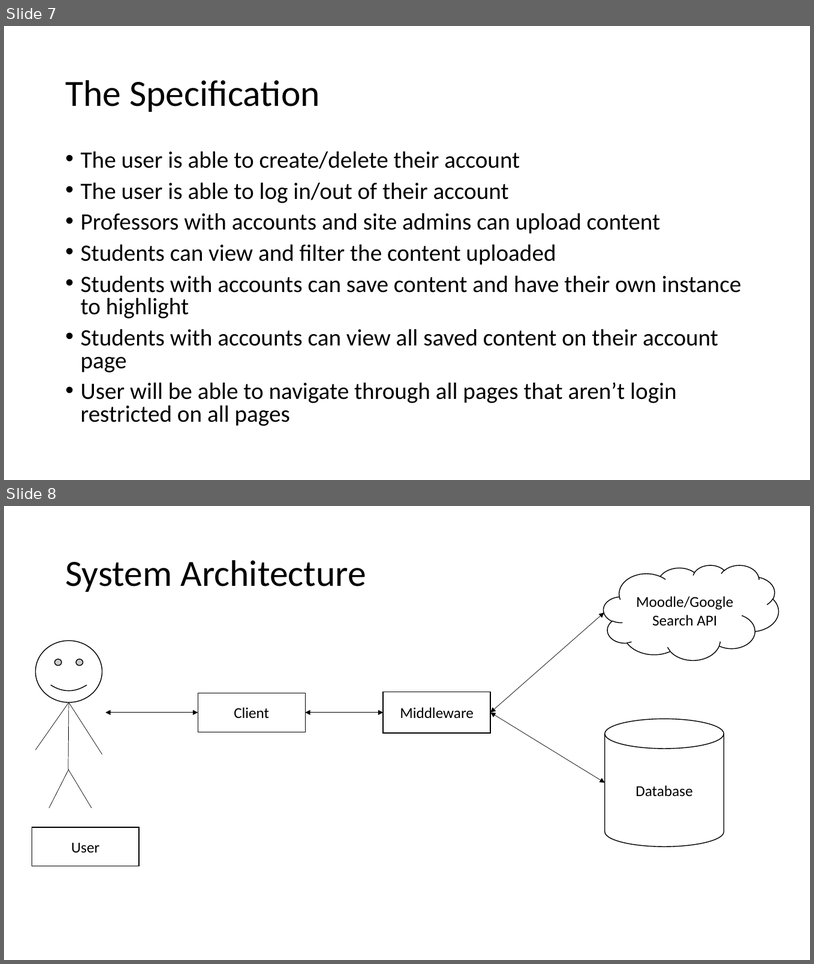
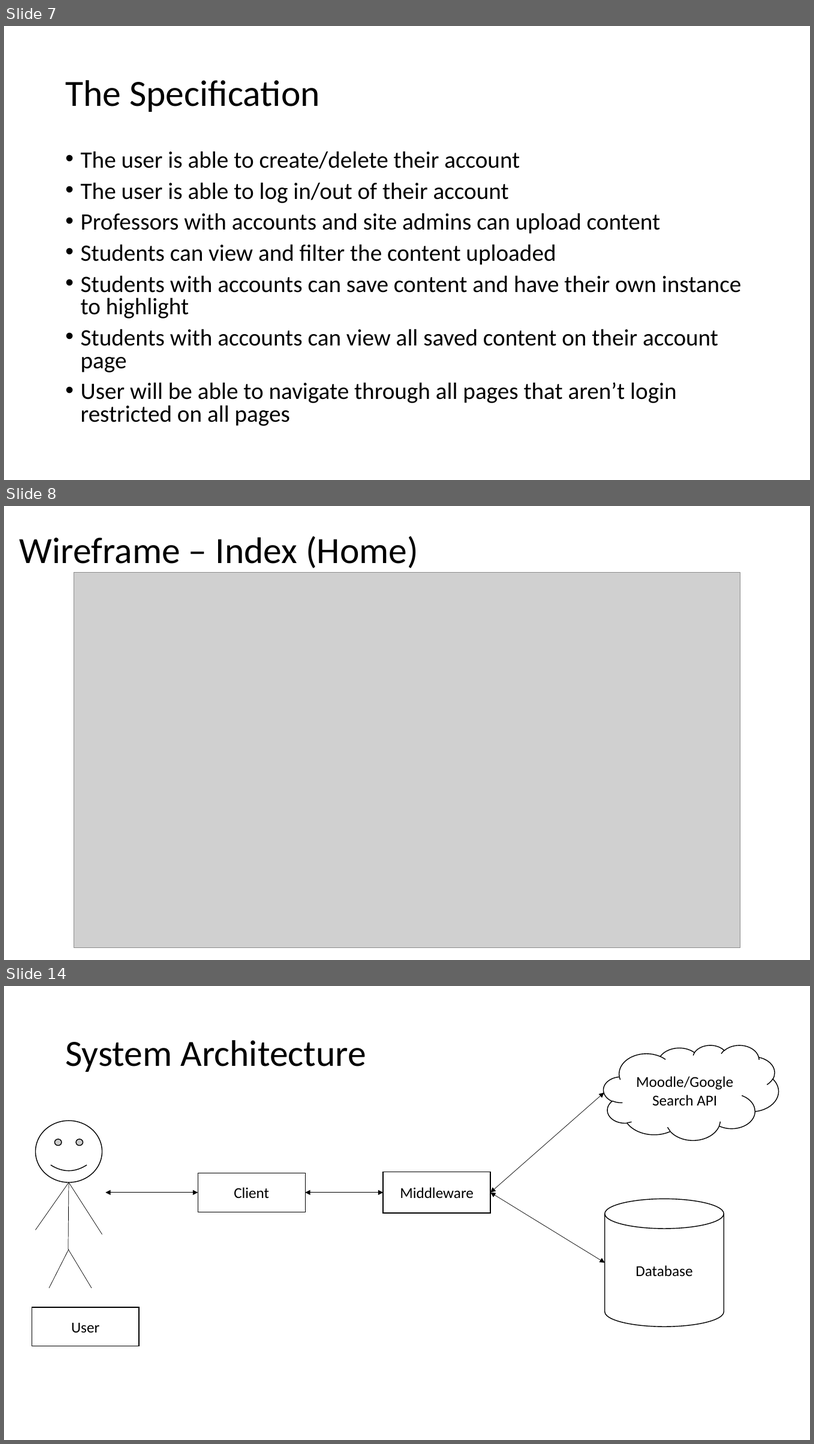
Before and after one commit to Ishitanarsiker/WAD2_GroupProject, a slide deck: DesignSpecification.pptx. Shown one above the other, each under a label of ours: slides 7 and 8 before the commit, slides 7, 8 and 14 after it; the slides between them are not shown. The pictures are 814x964 and 814x1444 pixels, drawn with LibreOffice and Linux fonts; fonts in the diff are those of the drawing; grey boxes stand for pictures. Boxes give left, top, right and bottom in pixels: in the first picture for what was removed or moved away, otherwise in the second. Text is boxed around its words. In the diff, an @@ line names an element or a change of style, - is before the commit and + after.

Commit message:
Finished ERD and associated Tables design.
+Add wireframes

```diff
--- a/DesignSpecification.pptx
+++ b/DesignSpecification.pptx
@@ slide 8 added at <box>4,506,810,960</box>, background #FFFFFF @@
@@ title added at <box>20,536,419,568</box>, 44 pt, text #000000 @@
+Wireframe – Index (Home)
@@ picture added at <box>74,572,741,947</box> @@
@@ what was slide 8 is now slide 14 @@
```
Also in this commit, not shown: 5 other slides added.
